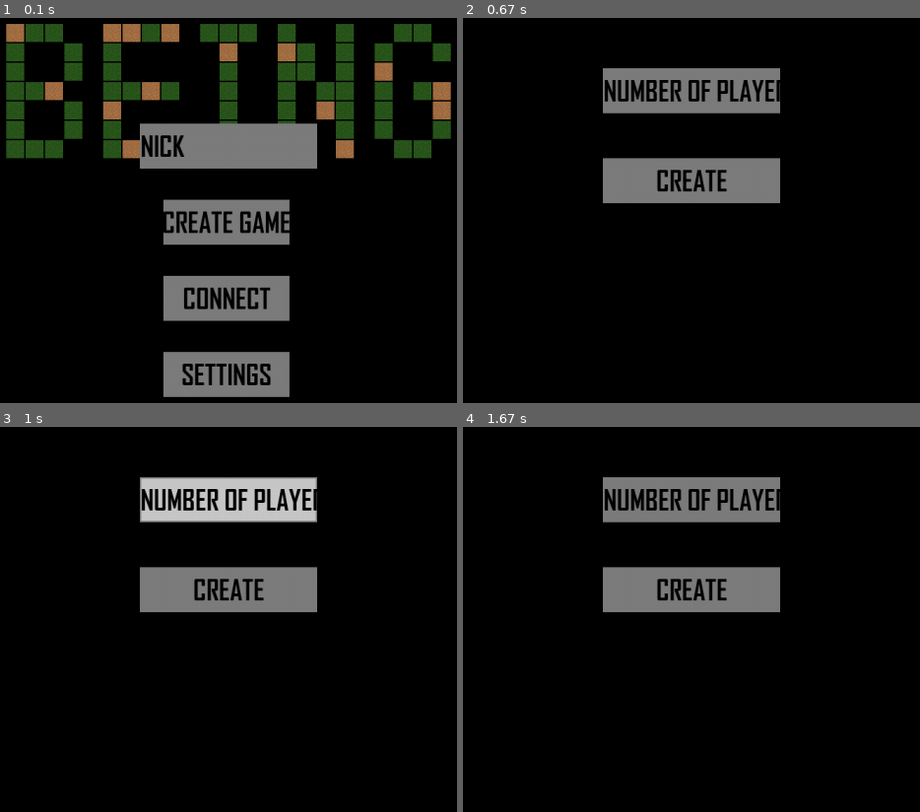
Above: before the commit, frames 1-4 (two rows, left to right).
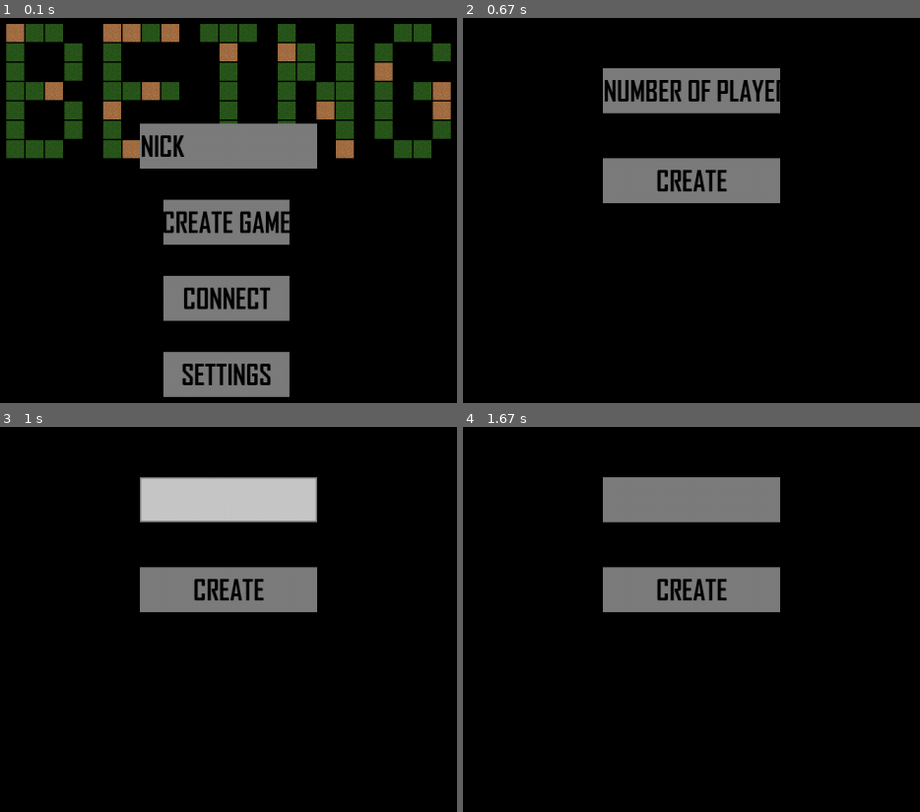
Above: after the commit, the same moments.

Repository: Qolorerr/PyGameLocalRPG
Game: pygame game, started from src/main.py
Two runs of this game, one before a commit and one after it. Both use one fixed random seed, a clock stepped at 60 frames per second and the inputs below.
Inputs (mouse positions are in pixels of both pictures, inside the frame that each line leads up to):
- Up to frame 1 (0.1 s): no input
- Up to frame 2 (0.67 s): click (659, 202) at 0.38 s
- Up to frame 3 (1 s): click "NUMBER OF PLAYERS" at 0.72 s
- Up to frame 4 (1.67 s): click (outside the picture) at 1.05 s

Frames 1-2 are identical in both runs. In frame 3, 1.3% of the frame differs, in the area x 31-70%, y 16-22%; in frame 4, 1.2%.

Commit message:
Button and InputBox fix

Diff:
--- a/src/menu.py
+++ b/src/menu.py
@@ -22,15 +22,18 @@
         self.text = text
         self.font = pygame.font.Font(font_name_B, 40, bold=True)
 
-    def check_clicked(self):
-        mouse = pygame.mouse.get_pos()
-        if (self.rect[0] <= mouse[0] <= self.rect[0] + self.rect[2]) and (self.rect[1] <= mouse[1] <= self.rect[1] + self.rect[3]):
-            return True
-        return False
+    def event_handle(self, event):
+        if event.type == pygame.MOUSEBUTTONDOWN:
+            mouse = pygame.mouse.get_pos()
+            if (self.rect[0] <= mouse[0] <= self.rect[0] + self.rect[2]) and (
+                    self.rect[1] <= mouse[1] <= self.rect[1] + self.rect[3]):
+                return True
+            return False
 
     def render(self, screen):
         mouse = pygame.mouse.get_pos()
-        if (self.rect[0] <= mouse[0] <= self.rect[0] + self.rect[2]) and (self.rect[1] <= mouse[1] <= self.rect[1] + self.rect[3]):
+        if (self.rect[0] <= mouse[0] <= self.rect[0] + self.rect[2]) and (
+                self.rect[1] <= mouse[1] <= self.rect[1] + self.rect[3]):
             pygame.draw.rect(screen, self.color_hover, self.rect, 5)
         else:
             pygame.draw.rect(screen, self.color, self.rect)
@@ -52,13 +55,18 @@
         else:
             self.color_hover = color_hover
         self.text = text
+        self.setup = True
         self.font = pygame.font.Font(font_name_B, 40, bold=True)
         self.active = False
 
     def event_handle(self, event):
         if event.type == pygame.MOUSEBUTTONDOWN:
             mouse = pygame.mouse.get_pos()
-            if (self.rect[0] <= mouse[0] <= self.rect[0] + self.rect[2]) and (self.rect[1] <= mouse[1] <= self.rect[1] + self.rect[3]):
+            if (self.rect[0] <= mouse[0] <= self.rect[0] + self.rect[2]) and (
+                    self.rect[1] <= mouse[1] <= self.rect[1] + self.rect[3]):
+                if self.setup:
+                    self.text = ''
+                    self.setup = False
                 self.active = True
                 return
             self.active = False
@@ -106,7 +114,8 @@
     def event_handle(self, event):
         if event.type == pygame.MOUSEBUTTONDOWN:
             mouse = pygame.mouse.get_pos()
-            if (self.rect[0] <= mouse[0] <= self.rect[0] + self.rect[2]) and (self.rect[1] <= mouse[1] <= self.rect[1] + self.rect[3]):
+            if (self.rect[0] <= mouse[0] <= self.rect[0] + self.rect[2]) and (
+                    self.rect[1] <= mouse[1] <= self.rect[1] + self.rect[3]):
                 self.active = not self.active
 
     def render(self, screen):
@@ -158,8 +167,7 @@
                 terminate()
             music_box.event_handle(event)
             sounds_box.event_handle(event)
-            if event.type == pygame.MOUSEBUTTONDOWN:
-                setting = not save_btn.check_clicked()
+            setting = not save_btn.event_handle(event)
         screen.fill((0, 0, 0))
         music_box.render(screen)
         sounds_box.render(screen)
@@ -187,10 +195,9 @@
             if event.type == pygame.QUIT or event.type == pygame.KEYDOWN and event.key == pygame.K_F4:
                 terminate()
             nick_box.event_handle(event)
-            if event.type == pygame.MOUSEBUTTONDOWN:
-                host = create_btn.check_clicked()
-                mainmenu = not host and not connect_btn.check_clicked()
-                setting = settings_btn.check_clicked()
+            host = create_btn.event_handle(event)
+            mainmenu = not host and not connect_btn.event_handle(event)
+            setting = settings_btn.event_handle(event)
         screen.blit(textures['Logo'].image, ((resolution[0] - 644) // 2, resolution[1] // 11 * 2))
         nick_box.render(screen)
         create_btn.render(screen)
@@ -212,12 +219,11 @@
                 if event.type == pygame.QUIT:
                     terminate()
                 players_box.event_handle(event)
-                if event.type == pygame.MOUSEBUTTONDOWN:
-                    mainmenu = not connect_btn.check_clicked()
+                mainmenu = not connect_btn.event_handle(event)
             players_box.render(screen)
             connect_btn.render(screen)
             pygame.display.flip()
-        return (host, nick_box.text, players_box.text)
+        return host, nick_box.text, players_box.text
     screen.fill((0, 0, 0))
     rect = (resolution[0] // 5 * 2, resolution[1] // 11 * 3, resolution[0] // 5, resolution[1] // 11)
     ip_box = InputBox(rect, (125, 125, 125), (200, 200, 200), "IP")
@@ -229,12 +235,11 @@
             if event.type == pygame.QUIT:
                 terminate()
             ip_box.event_handle(event)
-            if event.type == pygame.MOUSEBUTTONDOWN:
-                mainmenu = not connect_btn.check_clicked()
+            mainmenu = not connect_btn.event_handle(event)
         ip_box.render(screen)
         connect_btn.render(screen)
         pygame.display.flip()
     print(ip_box.text)
     print(nick_box.text)
     screen.fill((0, 0, 0))
-    return (host, nick_box.text, ip_box.text)
+    return host, nick_box.text, ip_box.text
